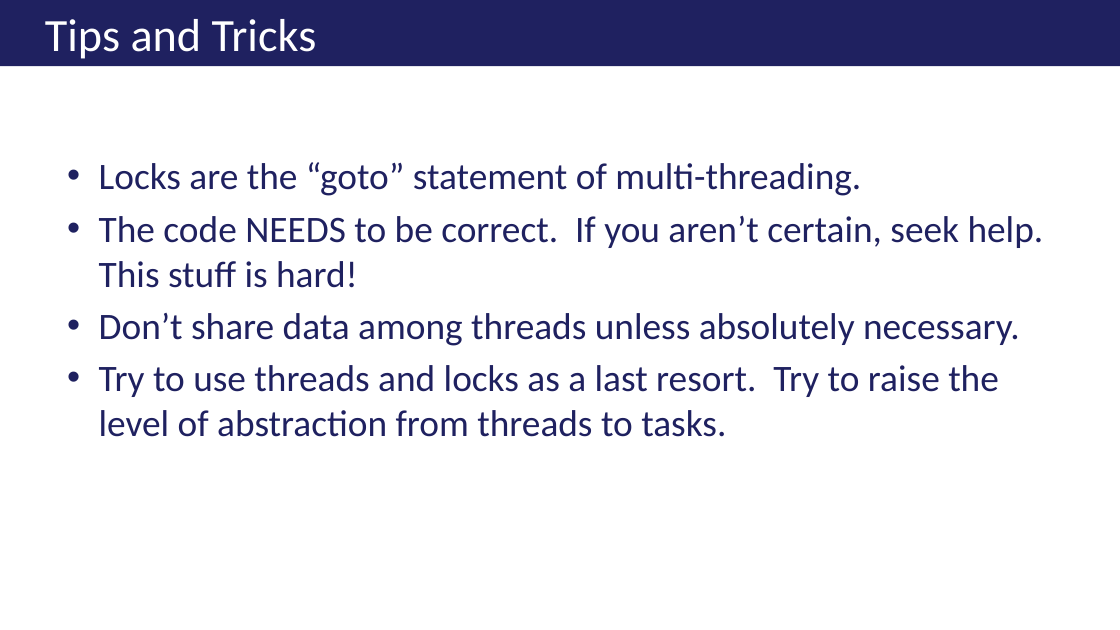
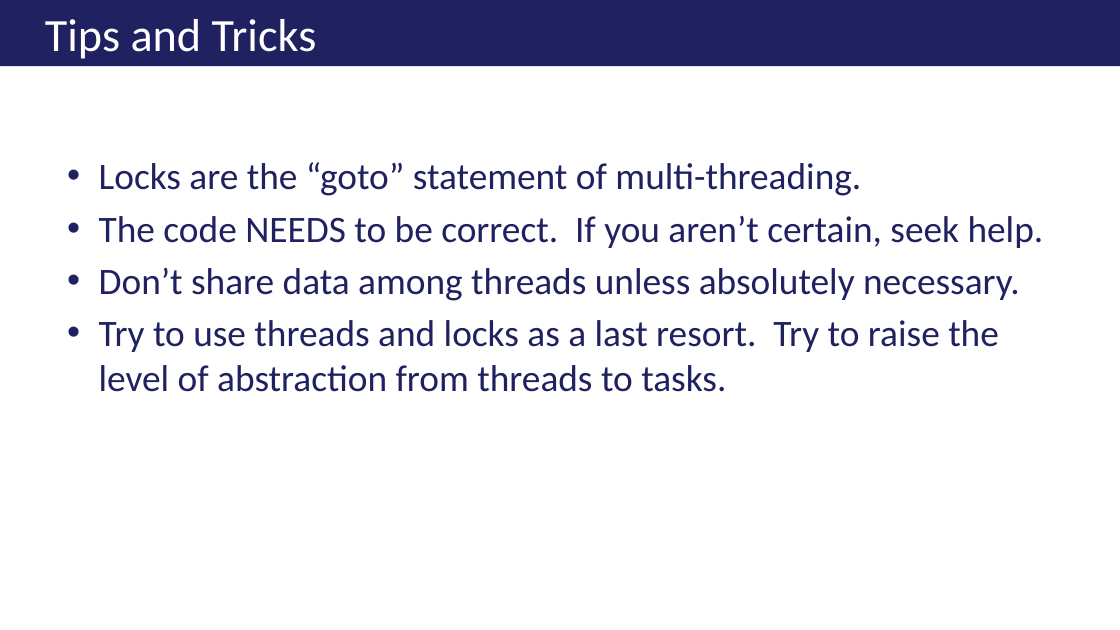
Before and after one commit to ericburcham/THasyINKnc, a slide deck: slide 15 of Presentation/THasINKync - 16x9.pptx. Drawn at 1120x630 pixels with LibreOffice and Linux fonts; fonts in the diff are those of the drawing; background and template pictures are left out. Boxes give left, top, right and bottom in pixels: in the first picture for what was removed or moved away, otherwise in the second. Text is boxed around its words. In the diff, an @@ line names an element or a change of style, - is before the commit and + after.

```diff
--- a/Presentation/THasINKync - 16x9.pptx
+++ b/Presentation/THasINKync - 16x9.pptx
@@ text at (x1=99, y1=216, x2=1044, y2=248): text changed @@
-• The code NEEDS to be correct. If you aren’t certain, seek help. This stuff is hard!
+• The code NEEDS to be correct. If you aren’t certain, seek help.
```
Also in this commit, not shown: 5 other slides changed, 2 other files.
